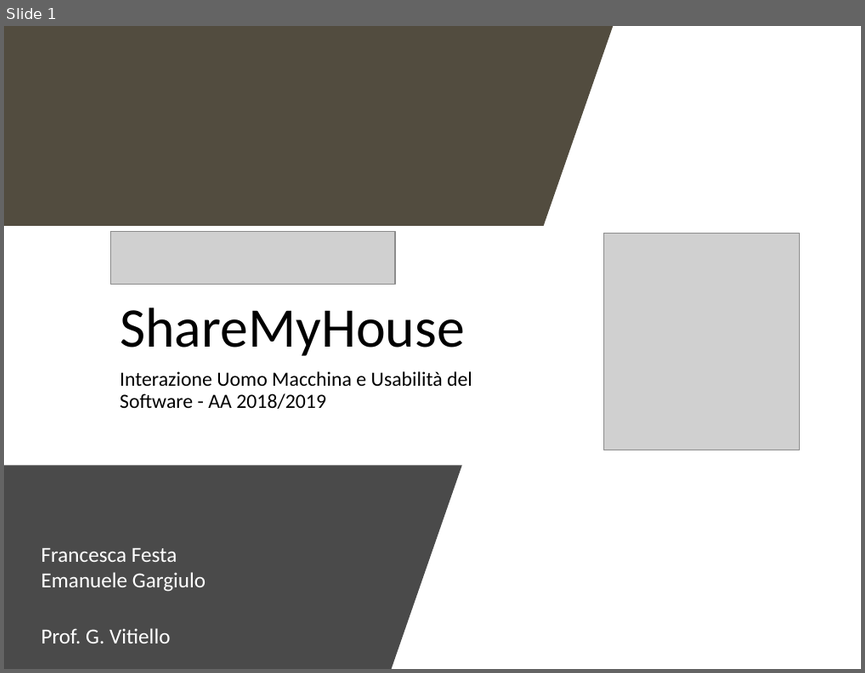
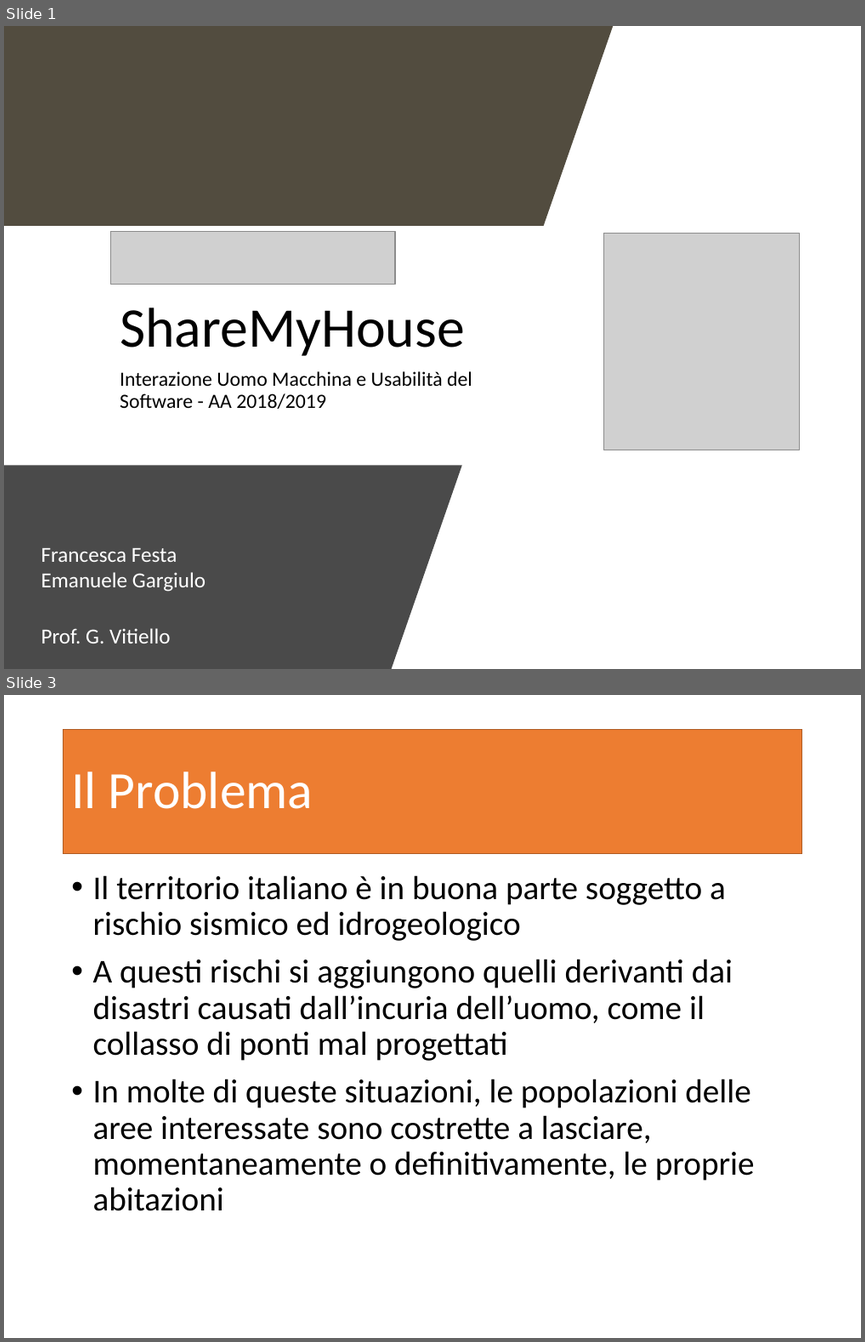
Before and after one commit to garjilius/ShareMyHouse, a slide deck: Documentazione/PresentazioneShareMyHouse.pptx. Shown one above the other, each under a label of ours: slide 1 before the commit, slides 1 and 3 after it; the slides between them are not shown. The pictures are 865x673 and 865x1342 pixels, drawn with LibreOffice and Linux fonts; fonts in the diff are those of the drawing; grey boxes stand for pictures. Boxes give left, top, right and bottom in pixels: in the first picture for what was removed or moved away, otherwise in the second. Text is boxed around its words. In the diff, an @@ line names an element or a change of style, - is before the commit and + after.

```diff
--- a/Documentazione/PresentazioneShareMyHouse.pptx
+++ b/Documentazione/PresentazioneShareMyHouse.pptx
@@ slide 3 added at (x1=4, y1=695, x2=861, y2=1338), background #FFFFFF @@
@@ title added at (x1=64, y1=729, x2=801, y2=853), fill #ED7D31, outline #AF5C24 1 pt, 44 pt, text #FFFFFF @@
+Il Problema
@@ text added at (x1=93, y1=875, x2=755, y2=1211), 28 pt, text #000000 @@
+• Il territorio italiano è in buona parte soggetto a rischio sismico ed idrogeologico
+• A questi rischi si aggiungono quelli derivanti dai disastri causati dall’incuria dell’uomo, come il collasso di ponti mal progettati
+• In molte di queste situazioni, le popolazioni delle aree interessate sono costrette a lasciare, momentaneamente o definitivamente, le proprie abitazioni
```
Also in this commit, not shown: 1 other slide added, 2 other files.
